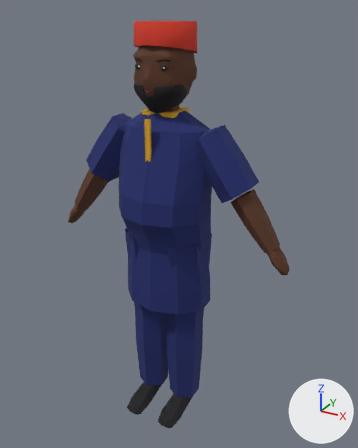
Renders of the glTF model apps/client/public/assets/shared/chr/chr_obi.glb from each side of a commit.
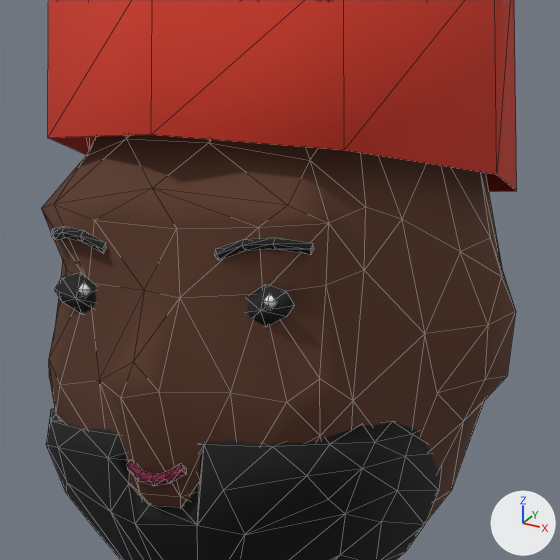
Each version is shown whole from a 50 mm lens placed at (0.965, -1.626, 0.916), pointed at (0.039, 0.057, 0.075), then close up on the part from 36% to 57% of the width and 6% to 23% of the height. Arrows for +X, +Y and +Z are at lower right; the lights stay in place. The last two pictures show the newer version. The close-ups show mesh edges as thin lines. Vertices at exactly the same position are counted once.

The first close-up shows 'body'.
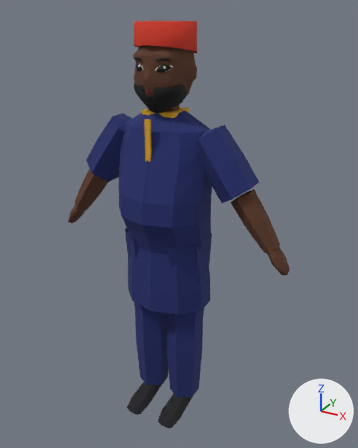
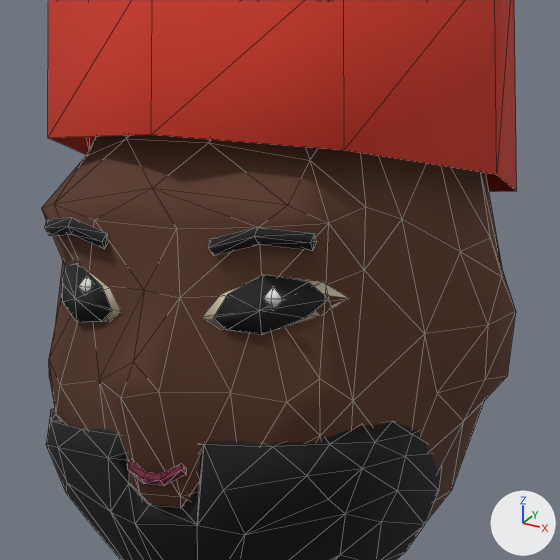
What differs and where, as boxes [x1, y1, x2, y2] in the close-ups (560 x 560 px; the box of a moved part takes in the faces that stretch with it):
part 1 of me_body, moved or reshaped: before [51, 226, 313, 486]; after [44, 217, 348, 486]

Edits to the bpy script that builds the scene:
```text
Change me_body:
    used by ob_body; location = (0.0, 0.0, 0.0)
    remove me_body.from_pydata(...)  # 794 vertices, 1402 faces; spans x -0.53..0.53, y -0.17..0.18, z -0.85..0.87
    add me_body.from_pydata(...)  # 802 vertices, 1410 faces; spans x -0.53..0.53, y -0.17..0.18, z -0.85..0.87
    me_body part 1
    38 vertices are removed from x -0.07..0.07, y -0.1..-0.08, z 0.63..0.75
    131 faces are deleted
    3 vertices in x -0.07..0.07, y -0.09..-0.07, z 0.74 move by (0.0, 0.0, 0.01)
    46 vertices are added at x -0.08..0.08, y -0.1..-0.05, z 0.63..0.75
    139 new faces join them
```
